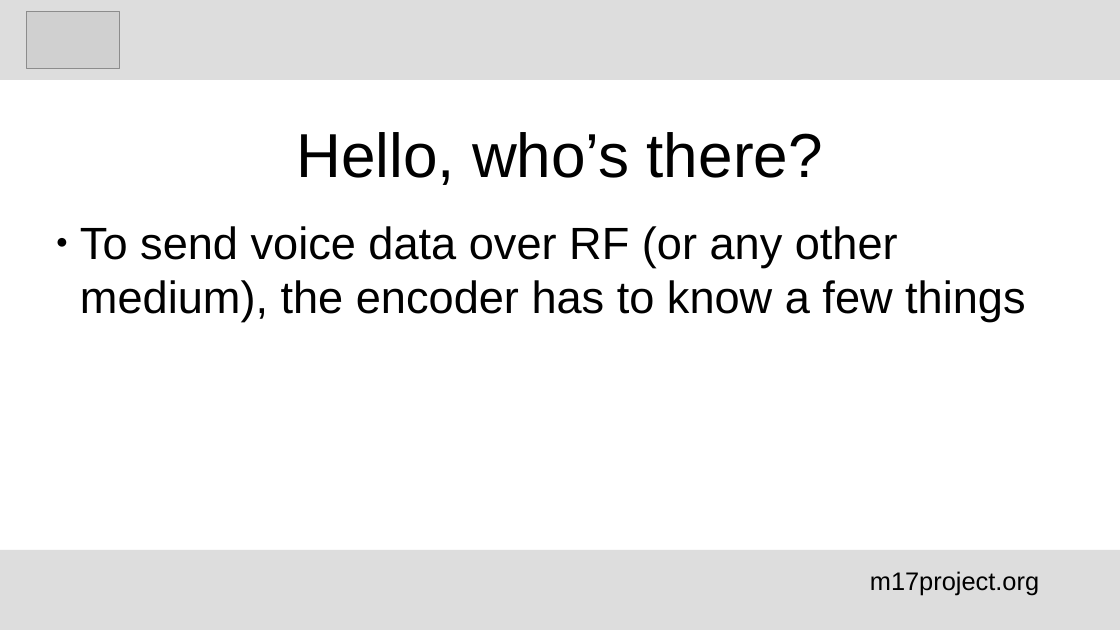
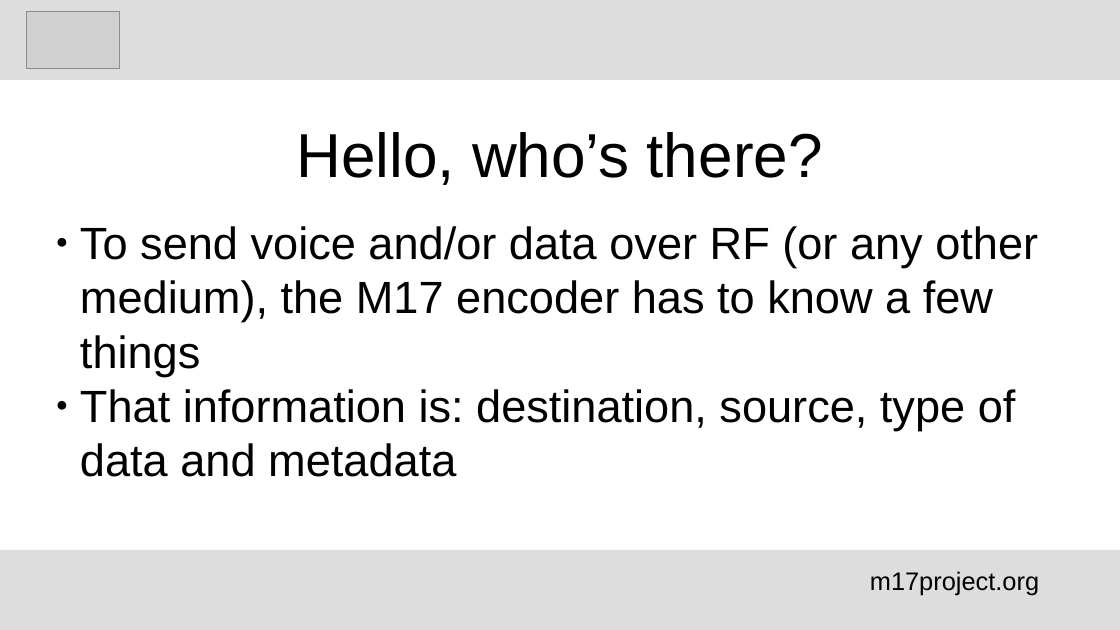
Before and after one commit to M17-Project/M17_education, a slide deck: slide 7 of English/M17_voice_encoding_en.odp. Drawn at 1120x630 pixels with LibreOffice and Linux fonts; fonts in the diff are those of the drawing; grey boxes stand for pictures. Boxes give left, top, right and bottom in pixels: in the first picture for what was removed or moved away, otherwise in the second. Text is boxed around its words. In the diff, an @@ line names an element or a change of style, - is before the commit and + after.

```diff
--- a/English/M17_voice_encoding_en.odp
+++ b/English/M17_voice_encoding_en.odp
@@ subtitle at (80, 226, 1038, 477): text changed @@
-● To send voice data over RF (or any other medium), the encoder has to know a few things
+● To send voice and/or data over RF (or any other medium), the M17 encoder has to know a few things
+● That information is: destination, source, type of data and metadata
```
Also in this commit, not shown: 1 other slide changed, 12 slides added.
